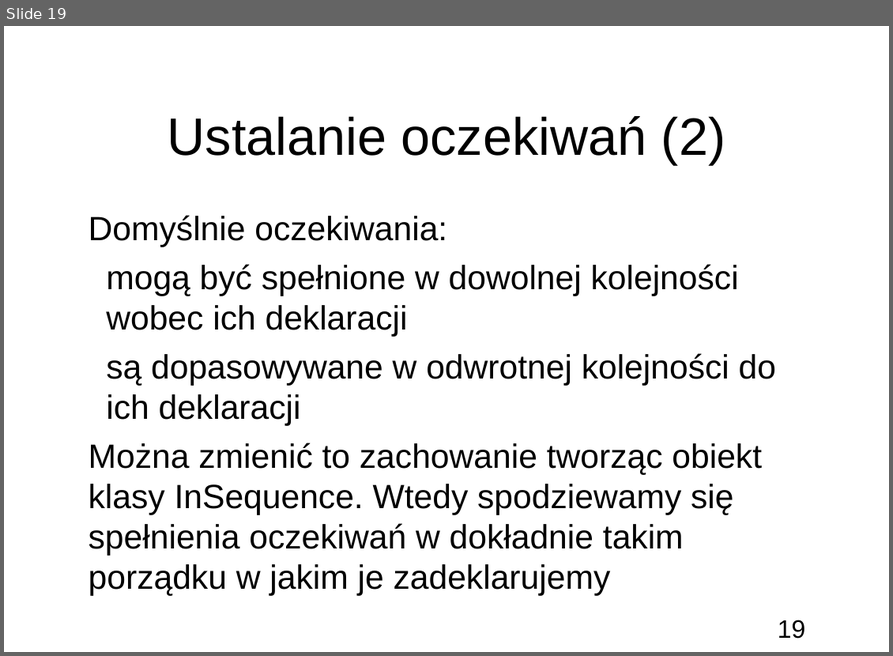
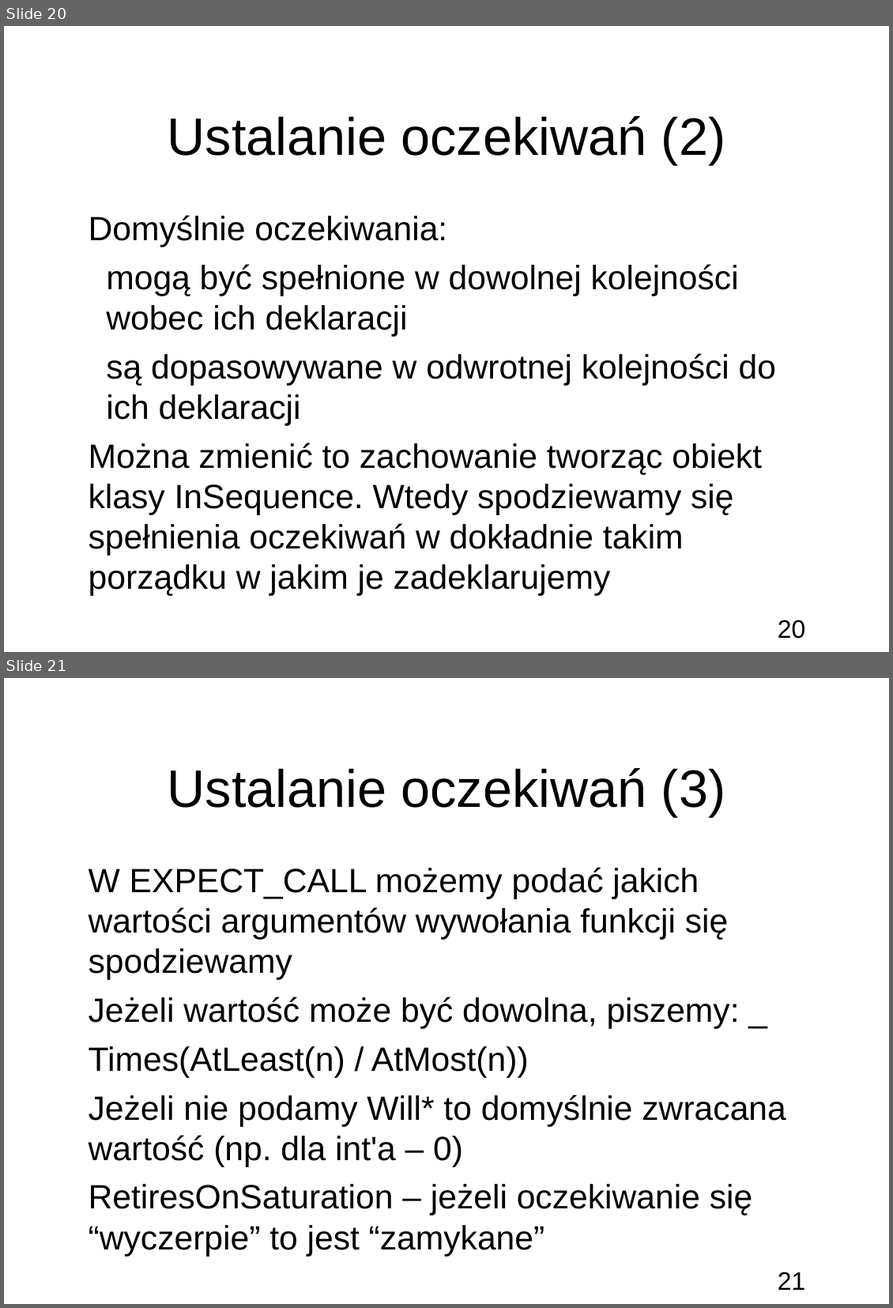
Before and after one commit to bercik/apt_seminar, a slide deck: prezentacja.odp. Shown one above the other, each under a label of ours: slide 19 before the commit, slides 20 and 21 after it. The pictures are 893x656 and 893x1308 pixels, drawn with LibreOffice and Linux fonts; fonts in the diff are those of the drawing; background and template pictures are left out. Boxes give left, top, right and bottom in pixels: in the first picture for what was removed or moved away, otherwise in the second. Text is boxed around its words. In the diff, an @@ line names an element or a change of style, - is before the commit and + after.

```diff
--- a/prezentacja.odp
+++ b/prezentacja.odp
@@ slide 21 added at [4, 678, 889, 1304], background picture (left out); not listed: 1 template element that a slide beside it also shows @@
@@ title added at [168, 768, 725, 816], 50 pt, text #000000 @@
+Ustalanie oczekiwań (3)
@@ subtitle added at [89, 867, 785, 1256], 32 pt, text #000000 @@
+● W EXPECT_CALL możemy podać jakich wartości argumentów wywołania funkcji się spodziewamy
+● Jeżeli wartość może być dowolna, piszemy: _
+● Times(AtLeast(n) / AtMost(n))
+● Jeżeli nie podamy Will* to domyślnie zwracana wartość (np. dla int'a – 0)
+● RetiresOnSaturation – jeżeli oczekiwanie się “wyczerpie” to jest “zamykane”
@@ what was slide 19 is now slide 20 @@
@@ page number at [777, 619, 806, 638]: text changed @@
-19
+20
```
Also in this commit, not shown: 3 other slides added, 1 other file.
